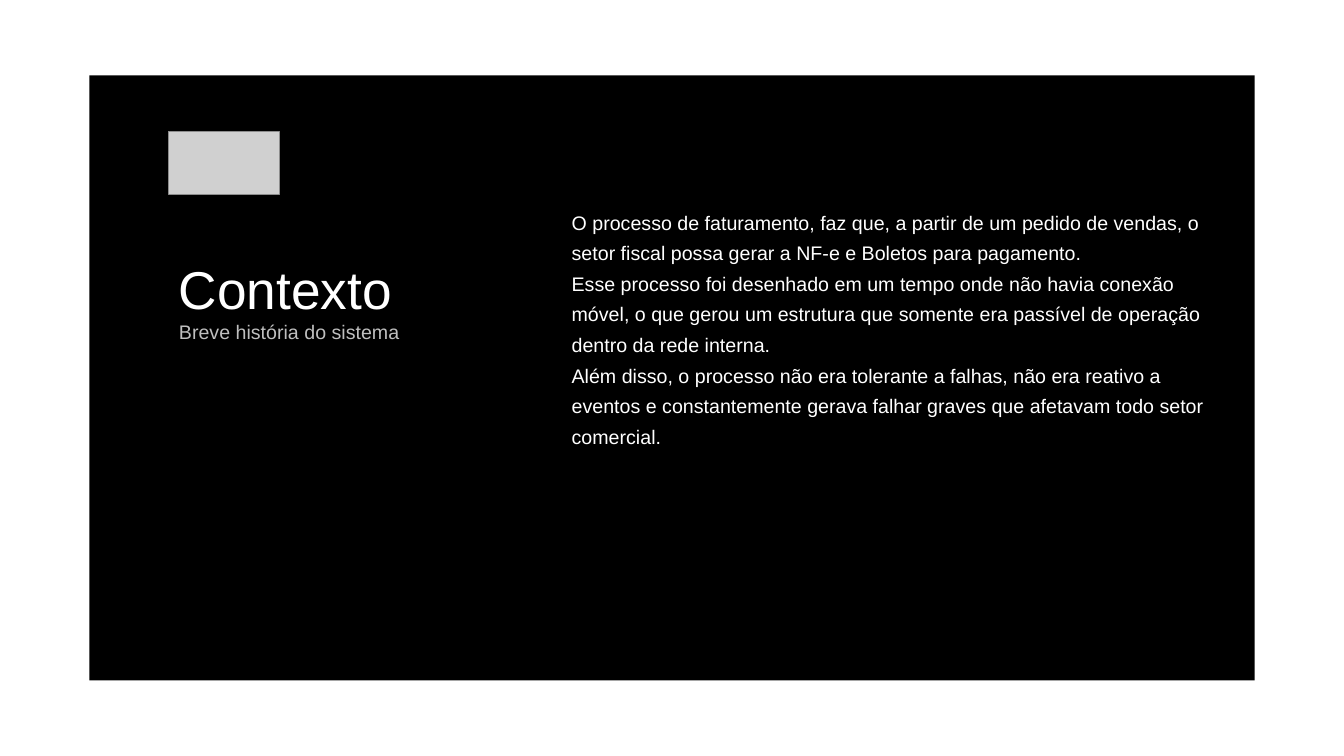
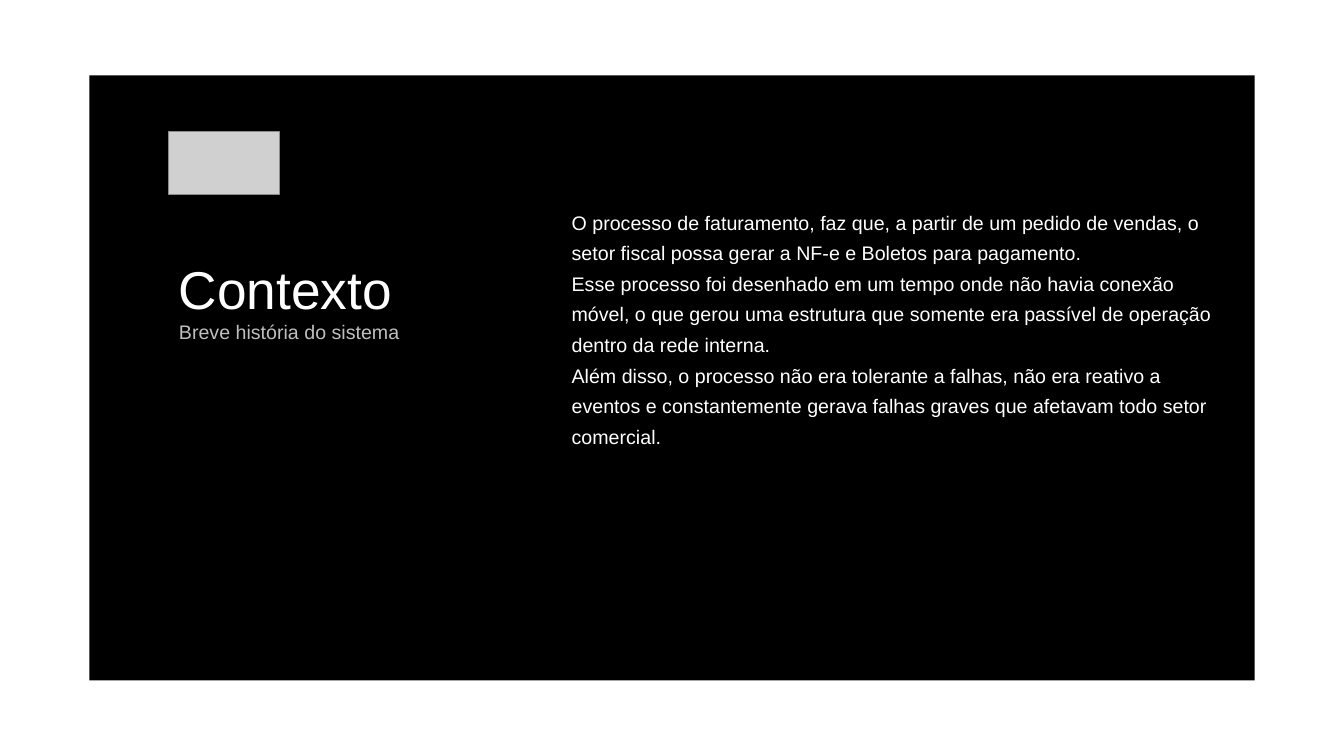
Before and after one commit to matheusfenolio/projeto-aplicado, a slide deck: slide 3 of conclusão/Pitch.pptx. Drawn at 1344x756 pixels with LibreOffice and Linux fonts; fonts in the diff are those of the drawing; grey boxes stand for pictures. Boxes give left, top, right and bottom in pixels: in the first picture for what was removed or moved away, otherwise in the second. Text is boxed around its words. In the diff, an @@ line names an element or a change of style, - is before the commit and + after.

Commit message:
Fixed typos

```diff
--- a/conclusão/Pitch.pptx
+++ b/conclusão/Pitch.pptx
@@ text at (572,276,1211,445): text changed @@
-Esse processo foi desenhado em um tempo onde não havia conexão móvel, o que gerou um estrutura que somente era passível de operação dentro da rede interna.
-Além disso, o processo não era tolerante a falhas, não era reativo a eventos e constantemente gerava falhar graves que afetavam todo setor comercial.
+Esse processo foi desenhado em um tempo onde não havia conexão móvel, o que gerou uma estrutura que somente era passível de operação dentro da rede interna.
+Além disso, o processo não era tolerante a falhas, não era reativo a eventos e constantemente gerava falhas graves que afetavam todo setor comercial.
```
Also in this commit, not shown: 3 other slides changed.
